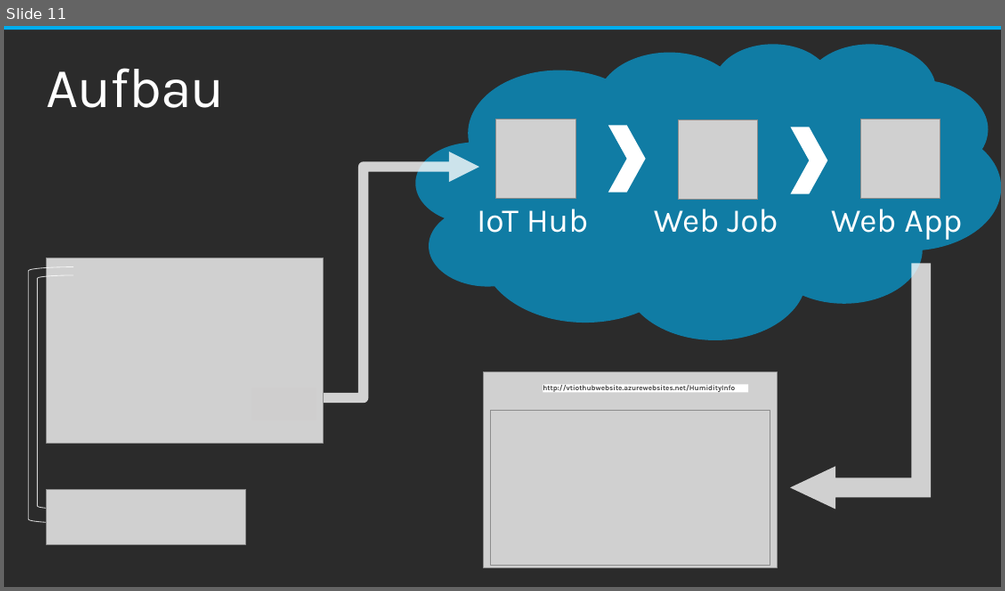
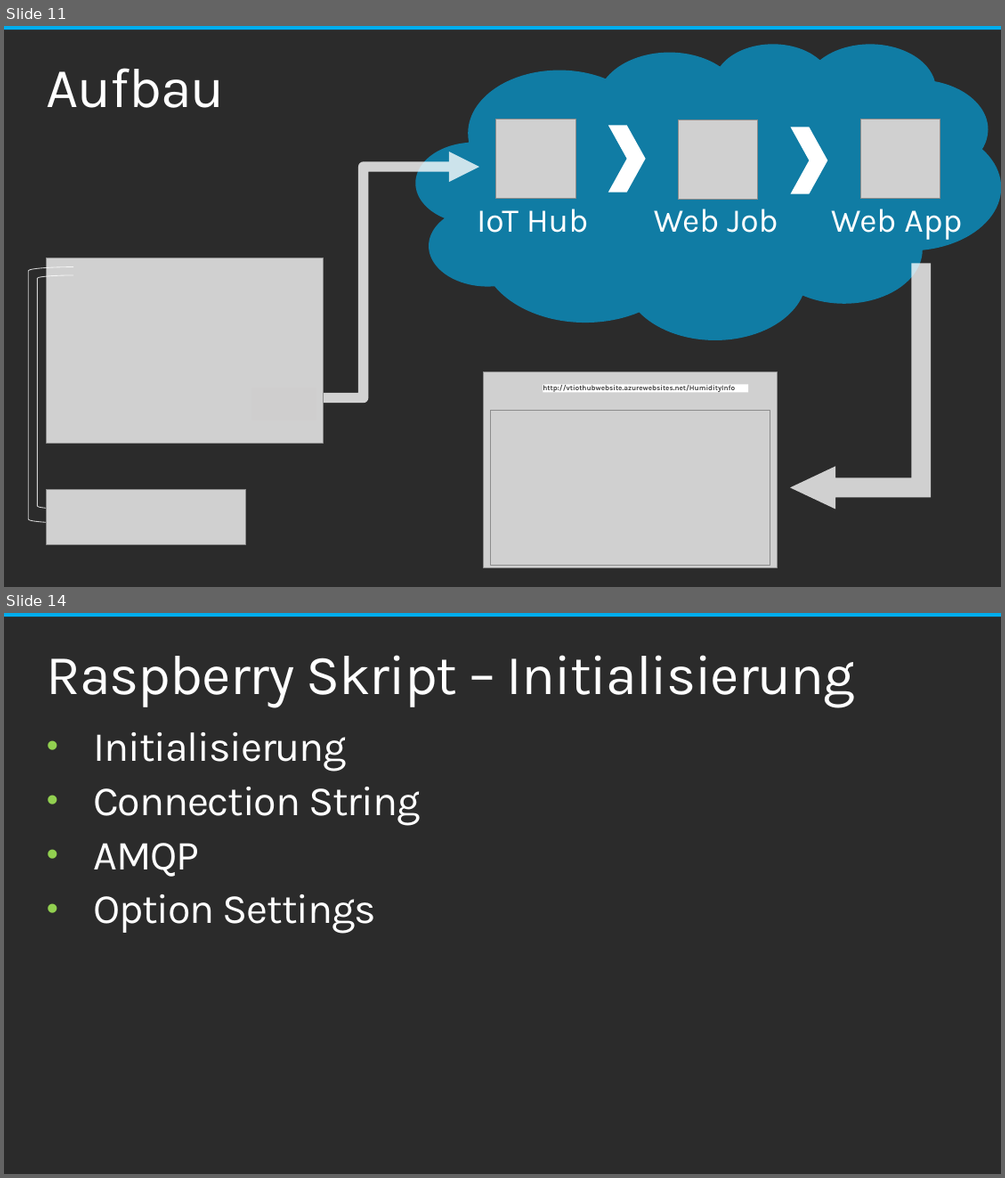
Before and after one commit to chriz239/VtIoTHub, a slide deck: Semesterprojekt_VT.pptx. Shown one above the other, each under a label of ours: slide 11 before the commit, slides 11 and 14 after it; the slides between them are not shown. The pictures are 1005x591 and 1005x1178 pixels, drawn with LibreOffice and Linux fonts; fonts in the diff are those of the drawing; grey boxes stand for pictures; background and template pictures are left out; a plain dark background stands for a picture behind light text. Boxes give left, top, right and bottom in pixels: in the first picture for what was removed or moved away, otherwise in the second. Text is boxed around its words. In the diff, an @@ line names an element or a change of style, - is before the commit and + after.

```diff
--- a/Semesterprojekt_VT.pptx
+++ b/Semesterprojekt_VT.pptx
@@ slide 14 added at (4,613,1001,1174), background picture (left out); not listed: 1 template element that a slide beside it also shows @@
@@ title added at (47,655,856,707), 54 pt, text #FFFFFF @@
+Raspberry Skript – Initialisierung
@@ text added at (93,732,420,933), 40 pt, text #FFFFFF @@
+• Initialisierung
+• Connection String
+• AMQP
+• Option Settings
```
Also in this commit, not shown: 2 slides changed, 5 other slides added.
